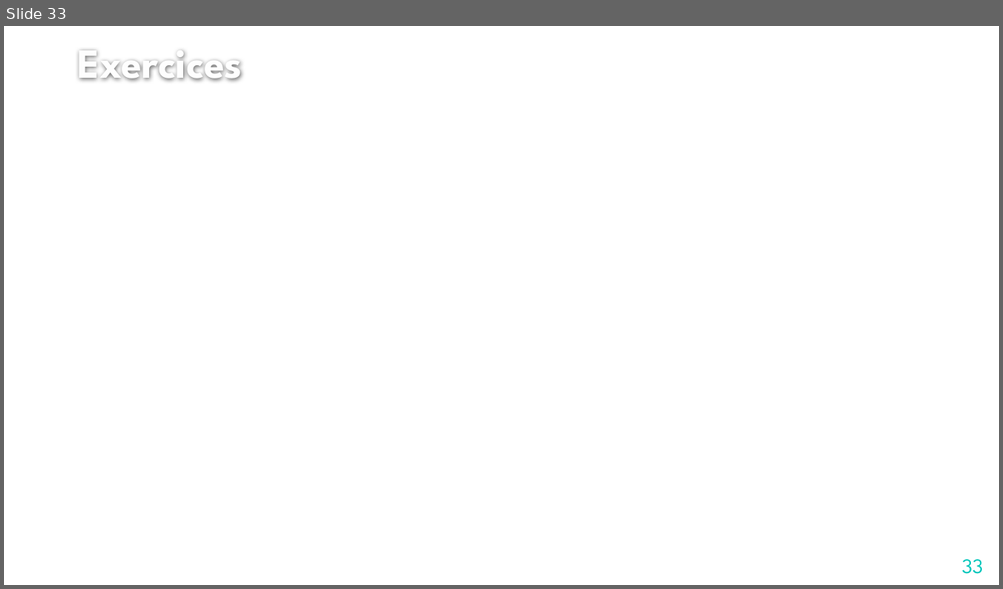
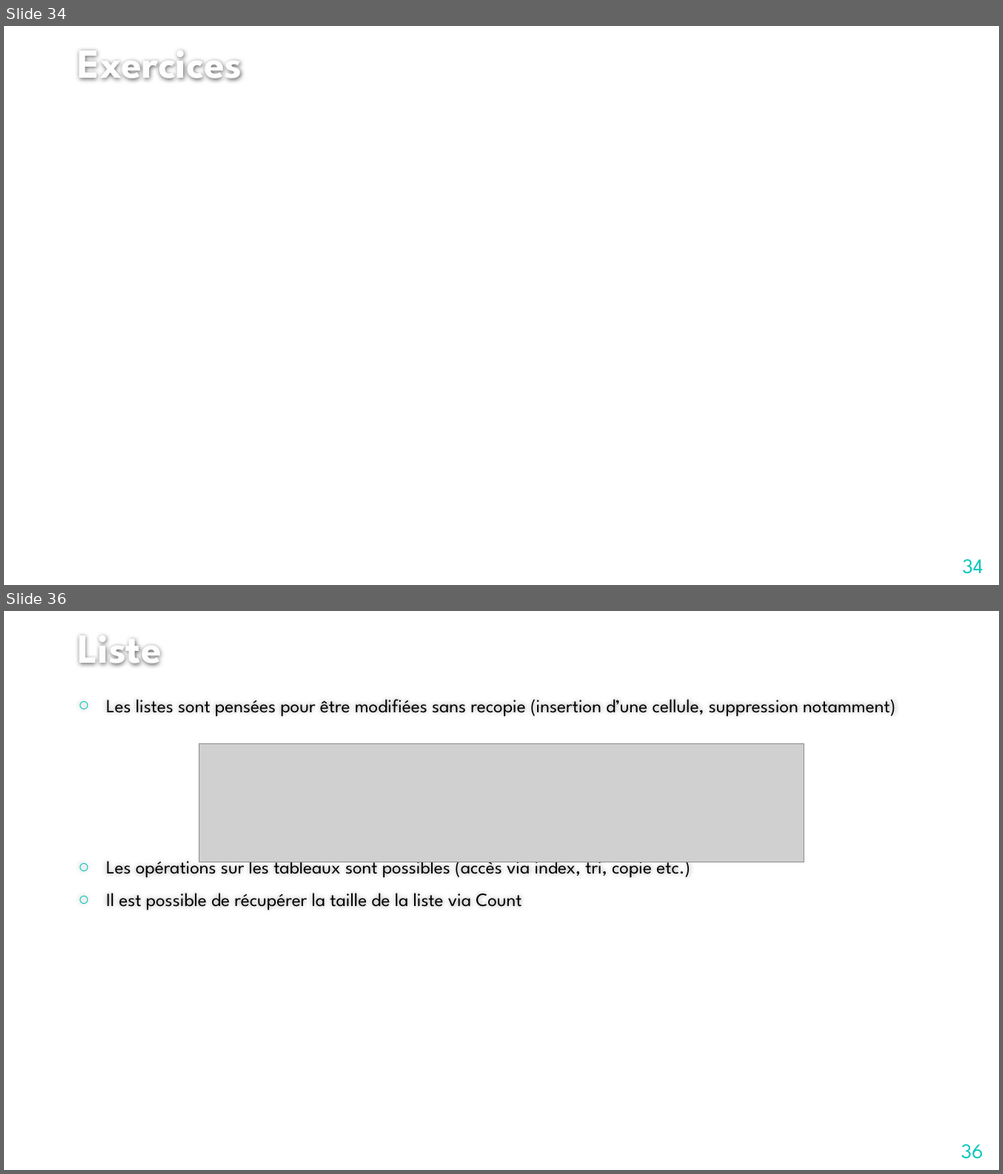
Before and after one commit to jcchalte/PresentationsCCI, a slide deck: 2018-2019/C#/Compléments de cours.pptx. Shown one above the other, each under a label of ours: slide 33 before the commit, slides 34 and 36 after it; the slides between them are not shown. The pictures are 1003x589 and 1003x1174 pixels, drawn with LibreOffice and Linux fonts; fonts in the diff are those of the drawing; grey boxes stand for pictures; background and template pictures are left out. Boxes give left, top, right and bottom in pixels: in the first picture for what was removed or moved away, otherwise in the second. Text is boxed around its words. In the diff, an @@ line names an element or a change of style, - is before the commit and + after.

Commit message:
Ajouts exercices + listes et tableaux

```diff
--- a/2018-2019/C#/Compléments de cours.pptx
+++ b/2018-2019/C#/Compléments de cours.pptx
@@ slide 36 added at [4,611,999,1170], background #FFFFFF @@
@@ title added at [77,636,162,667], 40 pt, text #FEFEFE, bold @@
+Liste
@@ text added at [106,699,895,911], 18 pt, text #000000 @@
+○ Les listes sont pensées pour être modifiées sans recopie (insertion d’une cellule, suppression notamment)
+○ Les opérations sur les tableaux sont possibles (accès via index, tri, copie etc.)
+○ Il est possible de récupérer la taille de la liste via Count
@@ picture added at [199,743,804,863] @@
@@ page number added at [961,1145,983,1159], 20 pt, text #00C6BB @@
+36
@@ what was slide 33 is now slide 34 @@
@@ page number at [962,560,983,574]: text changed @@
-33
+34
```
Also in this commit, not shown: 5 other slides added, 2 other files.
